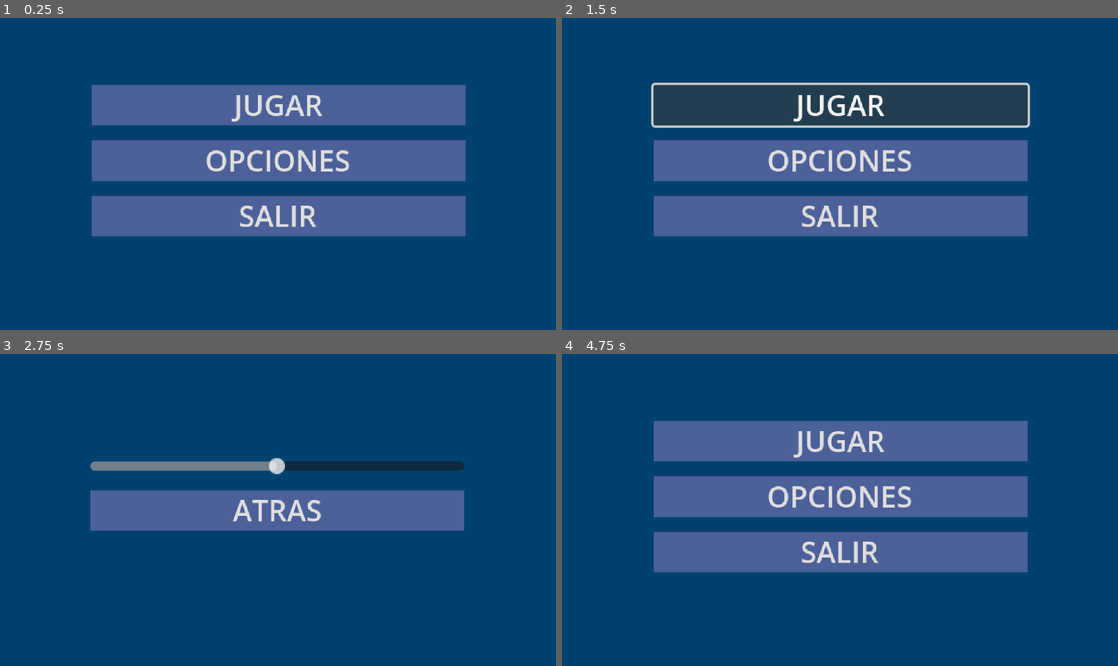
Above: before the commit, frames 1-4 (two rows, left to right).
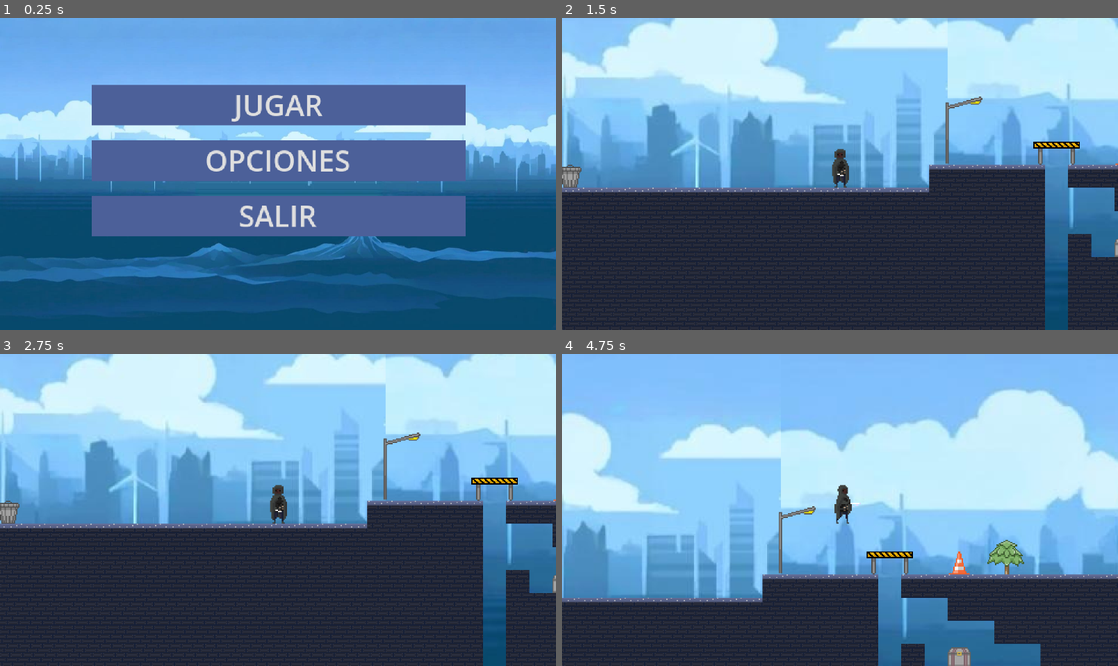
Above: after the commit, the same moments.

Repository: JuMad-SE/UNALVentura
Game: Godot game, scene res://Scenes/menu.tscn
Two runs of this game, one before a commit and one after it. Both use one fixed random seed, a clock stepped at 60 frames per second and the inputs below.
Inputs (mouse positions are in pixels of both pictures, inside the frame that each line leads up to):
- Up to frame 1 (0.25 s): no input
- Up to frame 2 (1.5 s): click "JUGAR" at 0.5 s; click (840, 105) at 1.25 s, where only the run before the commit has a clickable "JUGAR"
- Up to frame 3 (2.75 s): click (278, 497) at 2 s, where only the run before the commit has a clickable "OPCIONES"
- Up to frame 4 (4.75 s): click (840, 510) at 2.75 s, where only the run before the commit has a clickable "ATRAS"; tap Enter at 3.5 s; hold Right (move_right) from 3.53 s (still down); tap Z (attack) at 3.6, 4.35 s; tap Space (jump) at 3.77, 4.52 s

The runs differ from the first frame. In frame 1, 45% of the frame differs, in the area x 0-100%, y 0-95%; in frame 2, 99%; in frame 3, 98%; in frame 4, 100%, in the area x 0-100%, y 0-100%.

Commit message:
Hace fix del fondo y merge con main

Diff:
--- a/Scenes/level_1.tscn
+++ b/Scenes/level_1.tscn
@@ -8,6 +8,7 @@
 [ext_resource type="Texture2D" uid="uid://sl1yy0egeitm" path="res://sprites/light.png" id="6_af3po"]
 [ext_resource type="Texture2D" uid="uid://cmqsuvr8j411n" path="res://sprites/fence.png" id="7_uy8f0"]
 [ext_resource type="Texture2D" uid="uid://bb2pye1dhssp0" path="res://sprites/sign.png" id="8_6r07y"]
+[ext_resource type="AudioStream" uid="uid://ouqsl13en50s" path="res://sounds/gameMusic.mp3" id="8_xrdnt"]
 [ext_resource type="AudioStream" uid="uid://cb8f4302vq4vm" path="res://sounds/paso corto.mp3" id="9_wrinw"]
 [ext_resource type="PackedScene" uid="uid://poqegt6tvdlb" path="res://Scenes/deathUI.tscn" id="10_af3po"]
 [ext_resource type="PackedScene" uid="uid://ds8e5cgijvpir" path="res://Scenes/victoryUI.tscn" id="11_uy8f0"]
@@ -115,6 +116,7 @@
 position = Vector2(17, 13)
 tile_map_data = PackedByteArray("AAALABIAAQABAAAAAAAMABIAAQABAAAAAAANABIAAQABAAAAAAAOABIAAQABAAAAAAAPABIAAQABAAAAAAAQAB …(12432 unchanged characters)…
 tile_set = SubResource("TileSet_6ssoq")
+[node name="music" type="AudioStreamPlayer" parent="."]
 
 [node name="AudioStreamPlayer" type="AudioStreamPlayer" parent="."]
 stream = ExtResource("8_xrdnt")
--- a/Scenes/menu.tscn
+++ b/Scenes/menu.tscn
@@ -1,7 +1,7 @@
 [gd_scene load_steps=4 format=3 uid="uid://b8ajwfdwxk0jo"]
 
 [ext_resource type="Script" uid="uid://bwklcb2aolauu" path="res://scripts/menu.gd" id="1_xhh6f"]
-[ext_resource type="Texture2D" path="res://sprites/background/ciudad.jpg" id="2_cayip"]
+[ext_resource type="Texture2D" uid="uid://drujo71y0w0s0" path="res://sprites/background/fondo2.jpeg" id="2_cayip"]
 
 [sub_resource type="StyleBoxFlat" id="StyleBoxFlat_ouk20"]
 bg_color = Color(0.298039, 0.376471, 0.6, 1)
Binary file added: sprites/ciudad.jpeg
Not shown, added: sprites/ciudad.jpeg.import
